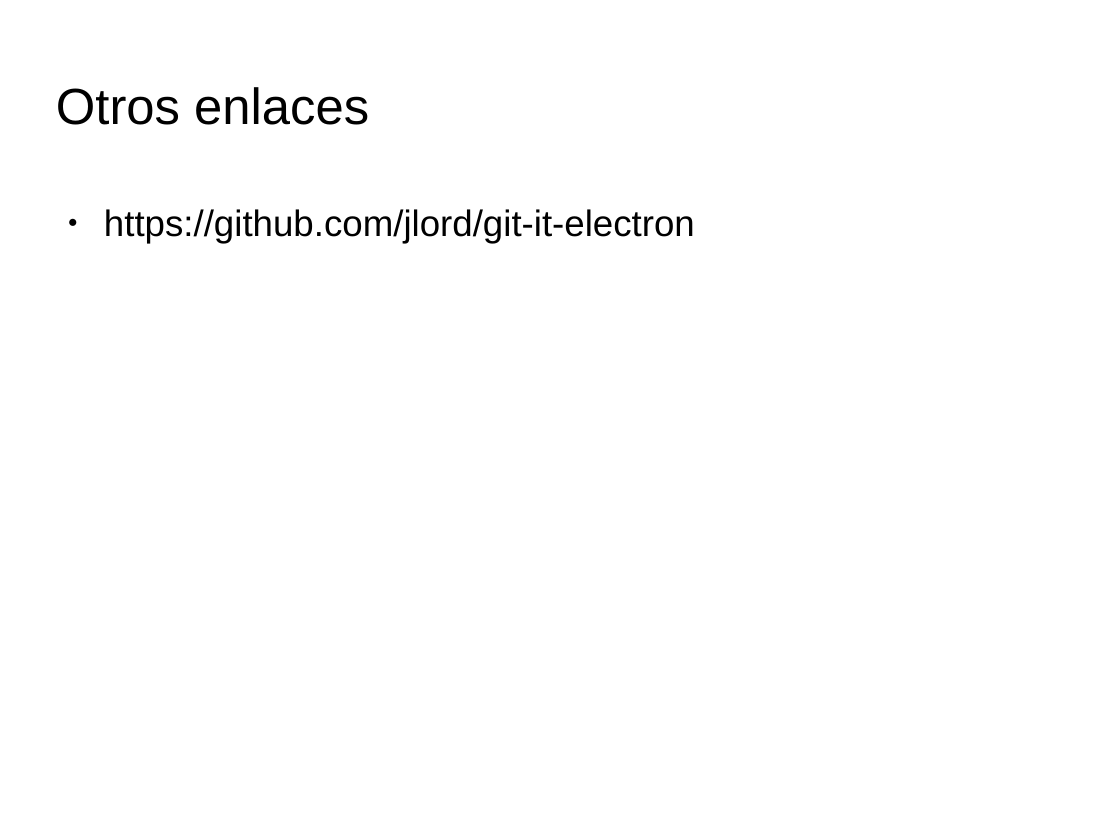
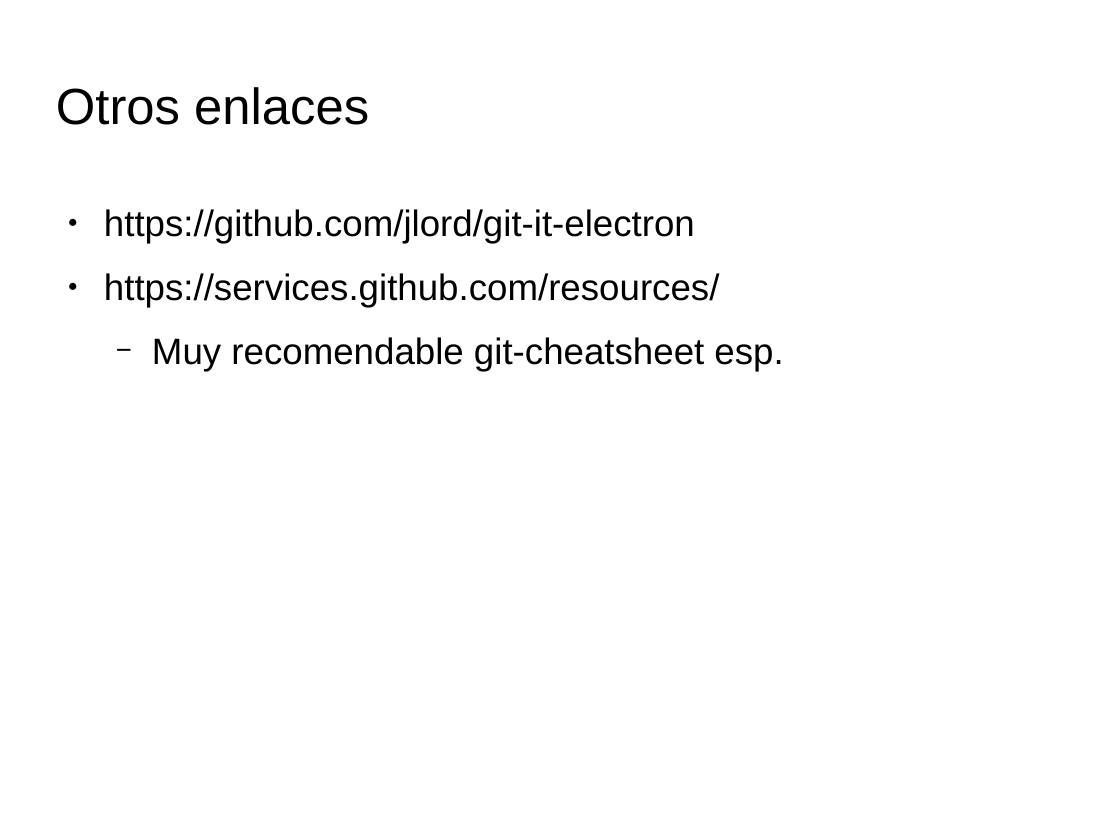
Before and after one commit to pablodav/linuxpay, a slide deck: slide 7 of presentacion_git.odp. Drawn at 1120x840 pixels with LibreOffice and Linux fonts; fonts in the diff are those of the drawing; background and template pictures are left out. Boxes give left, top, right and bottom in pixels: in the first picture for what was removed or moved away, otherwise in the second. Text is boxed around its words. In the diff, an @@ line names an element or a change of style, - is before the commit and + after.

Commit message:
add git cheatsheet

```diff
--- a/presentacion_git.odp
+++ b/presentacion_git.odp
@@ text at (104,273,783,372): paragraphs added @@
+● https://services.github.com/resources/
+  − Muy recomendable git-cheatsheet esp.
```
